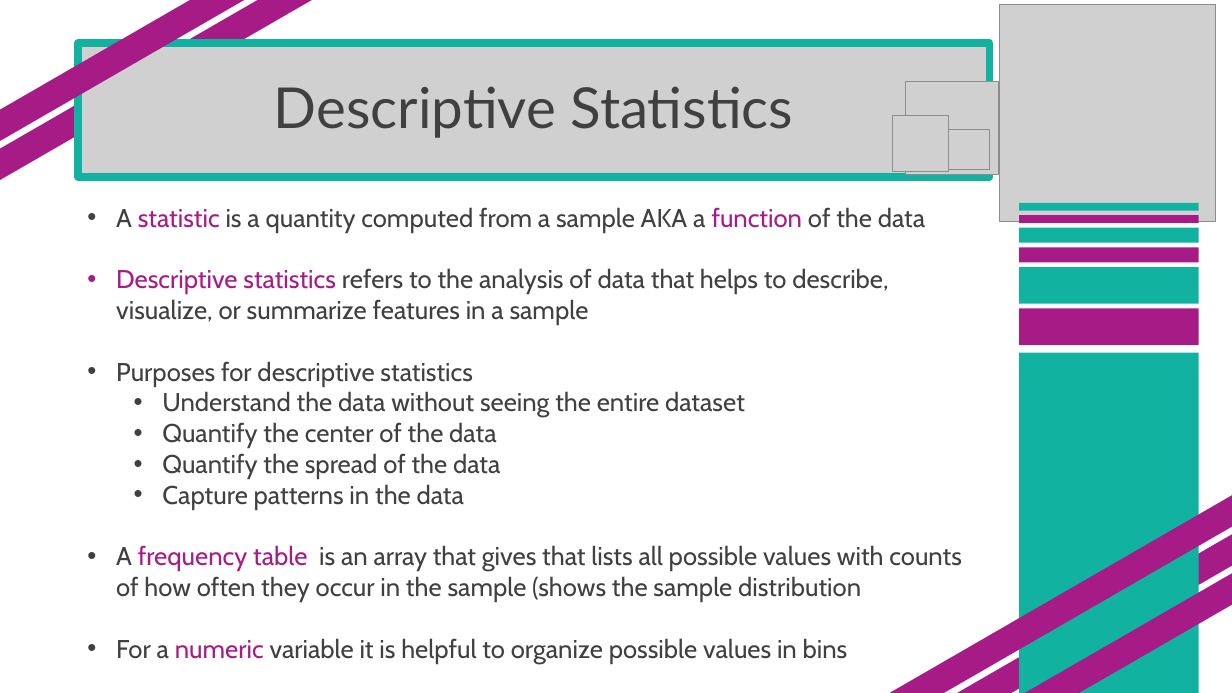
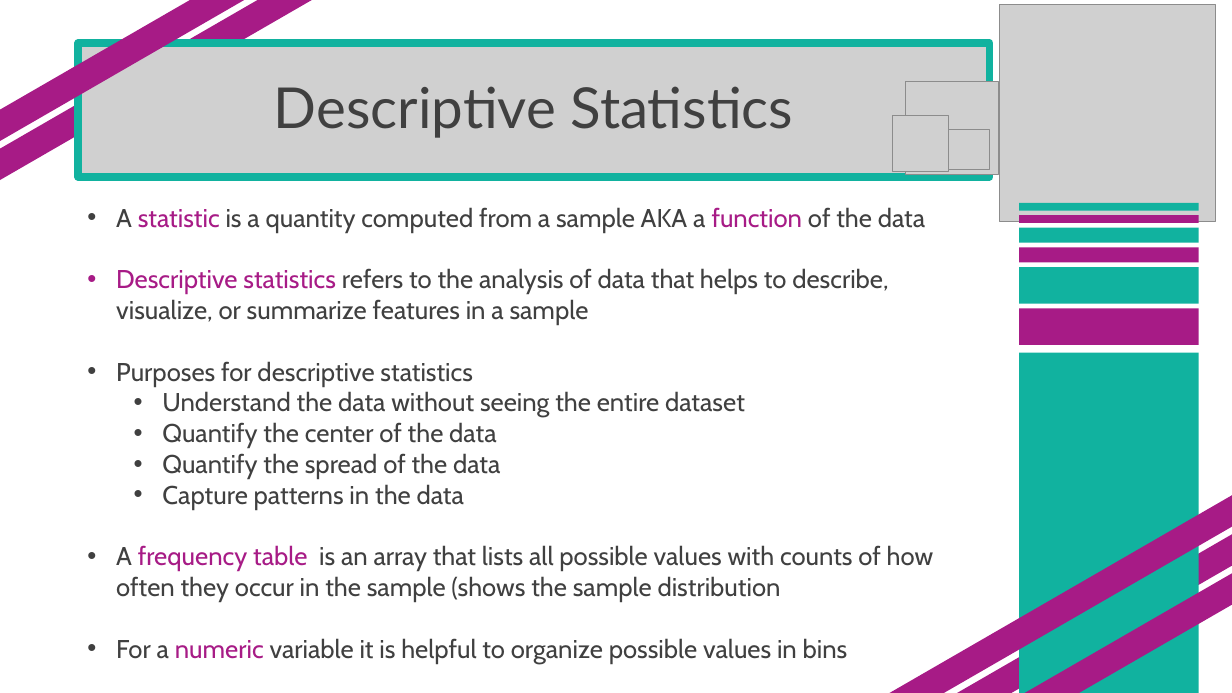
Before and after one commit to SuperMarioGiacomazzo/STOR305_WEBSITE, a slide deck: slide 2 of Lectures/Lecture 23/Lecture 23.pptx. Drawn at 1232x693 pixels with LibreOffice and Linux fonts; fonts in the diff are those of the drawing; grey boxes stand for pictures. Boxes give left, top, right and bottom in pixels: in the first picture for what was removed or moved away, otherwise in the second. Text is boxed around its words. In the diff, an @@ line names an element or a change of style, - is before the commit and + after.

```diff
--- a/Lectures/Lecture 23/Lecture 23.pptx
+++ b/Lectures/Lecture 23/Lecture 23.pptx
@@ text at (116,545,934,602): text changed @@
-• A frequency table is an array that gives that lists all possible values with counts of how often they occur in the sample (shows the sample distribution
+• A frequency table is an array that lists all possible values with counts of how often they occur in the sample (shows the sample distribution
```
Also in this commit, not shown: 5 other files.
